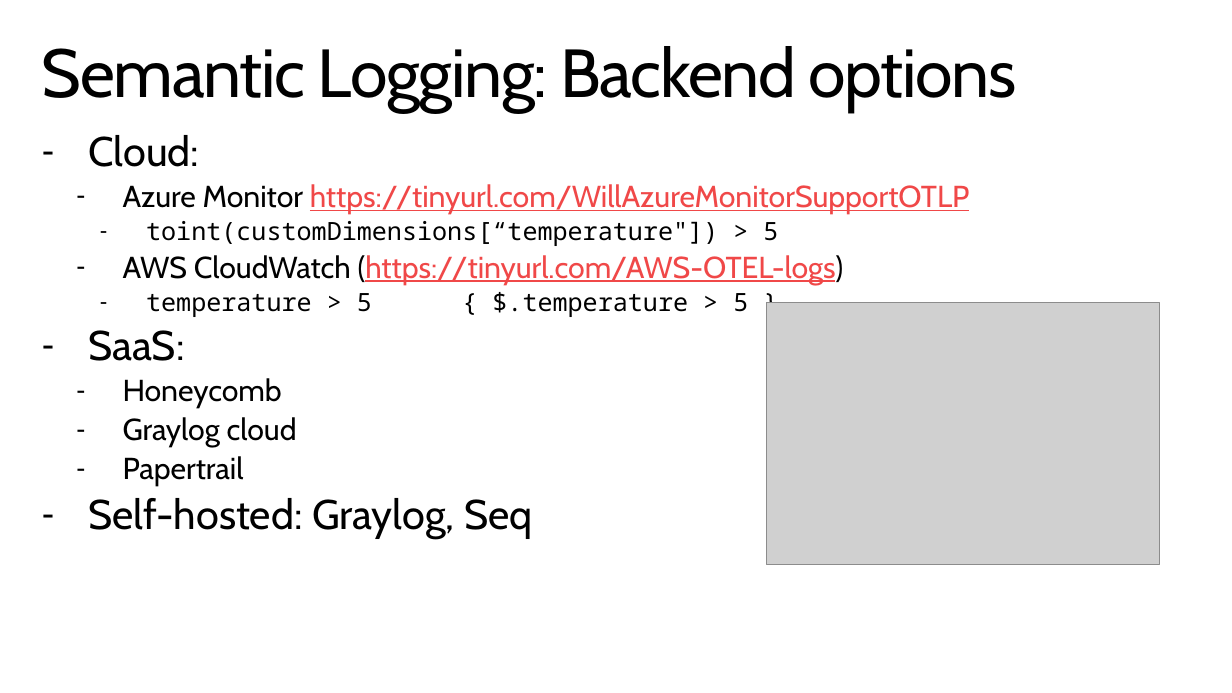
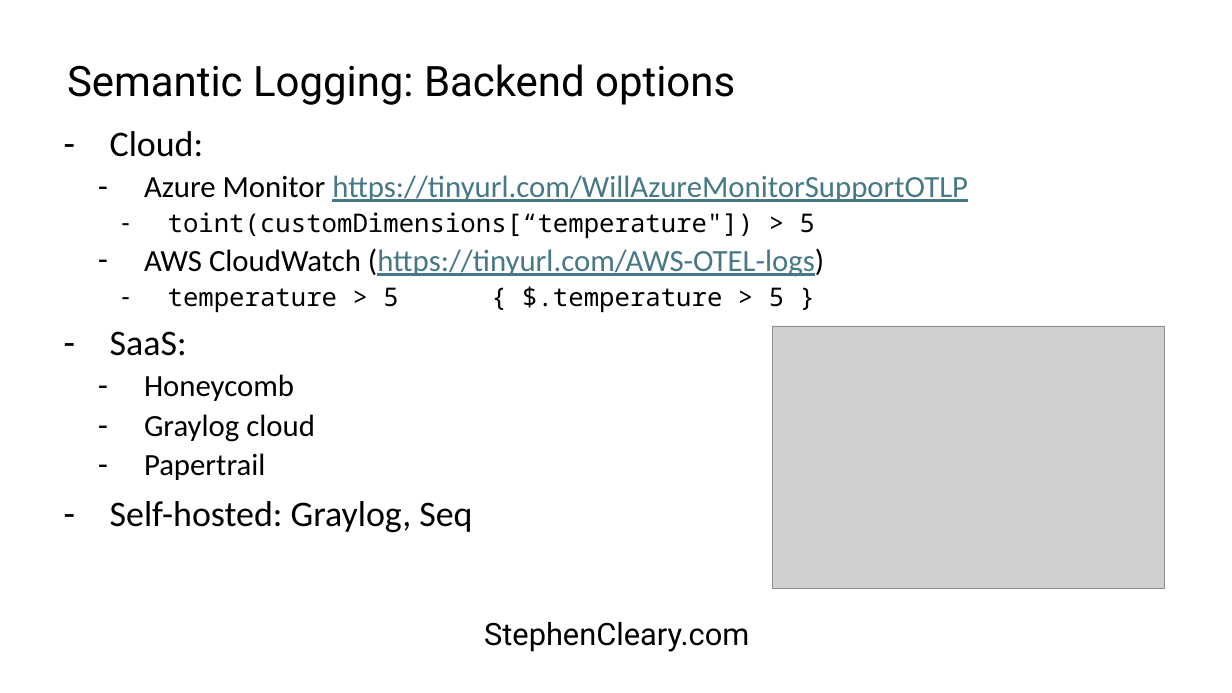
Before and after one commit to StephenCleary/Presentations, a slide deck: slide 16 of Telemetry/Logging Hero.pptx (slide 17 before the commit). Drawn at 1232x693 pixels with LibreOffice and Linux fonts; fonts in the diff are those of the drawing; grey boxes stand for pictures; background and template pictures are left out. Boxes give left, top, right and bottom in pixels: in the first picture for what was removed or moved away, otherwise in the second. Text is boxed around its words. In the diff, an @@ line names an element or a change of style, - is before the commit and + after.

```diff
--- a/Telemetry/Logging Hero.pptx
+++ b/Telemetry/Logging Hero.pptx
@@ title "Semantic Logging: Backend options": place and size @@
-title "Semantic Logging: Backend options" at box(42, 46, 1017, 113)
+title "Semantic Logging: Backend options" at box(67, 64, 735, 105)
@@ title "Semantic Logging: Backend options" at box(67, 64, 735, 105): size 52.9 to 32.7 pt, font Cabin to Roboto, letter spacing -1 to 0 pt; vertical alignment top to middle @@
@@ text "Cloud:": place and size @@
-text "Cloud:" at box(88, 135, 970, 539)
+text "Cloud:" at box(110, 131, 968, 532)
@@ text "Cloud:" at box(110, 131, 968, 532): size 32.4 to 28 pt in "Cloud:", "SaaS:", "Self-hosted: Graylog, Seq"; font Cabin to Calibri in "Cloud:", "Azure Monitor https://tinyurl.com/WillAzureMonitorSupportOTL ...", "AWS CloudWatch (https://tinyurl.com/AWS-OTEL-logs)", "SaaS:" and 4 more places; size 23.5 to 24 pt in "Azure Monitor https://tinyurl.com/WillAzureMonitorSupportOTL ...", "AWS CloudWatch (https://tinyurl.com/AWS-OTEL-logs)", "Honeycomb", "Graylog cloud" and 1 more places; text colour #F04848 to #467886 in "https://tinyurl.com/WillAzureMonitorSupportOTLP", "(https://tinyurl.com/AWS-OTEL-logs)"; size 19.6 to 20 pt in "toint(customDimensions[“temperature"]) > 5", "temperature > 5 { $.temperature > 5 ..."; more space between paragraphs @@
@@ picture: place and size @@
-picture at box(767, 303, 1160, 566)
+picture at box(773, 326, 1165, 589)
@@ text "StephenCleary.com": place and size @@
-text "StephenCleary.com" at box(0, 629, 1232, 693)
+text "StephenCleary.com" at box(484, 622, 749, 652)
@@ text "StephenCleary.com" at box(484, 622, 749, 652): font Cabin to Roboto, text colour #FFFFFF to #000000 @@
```
Also in this commit, not shown: 33 other slides changed, 3 slides removed, 1 other file.
